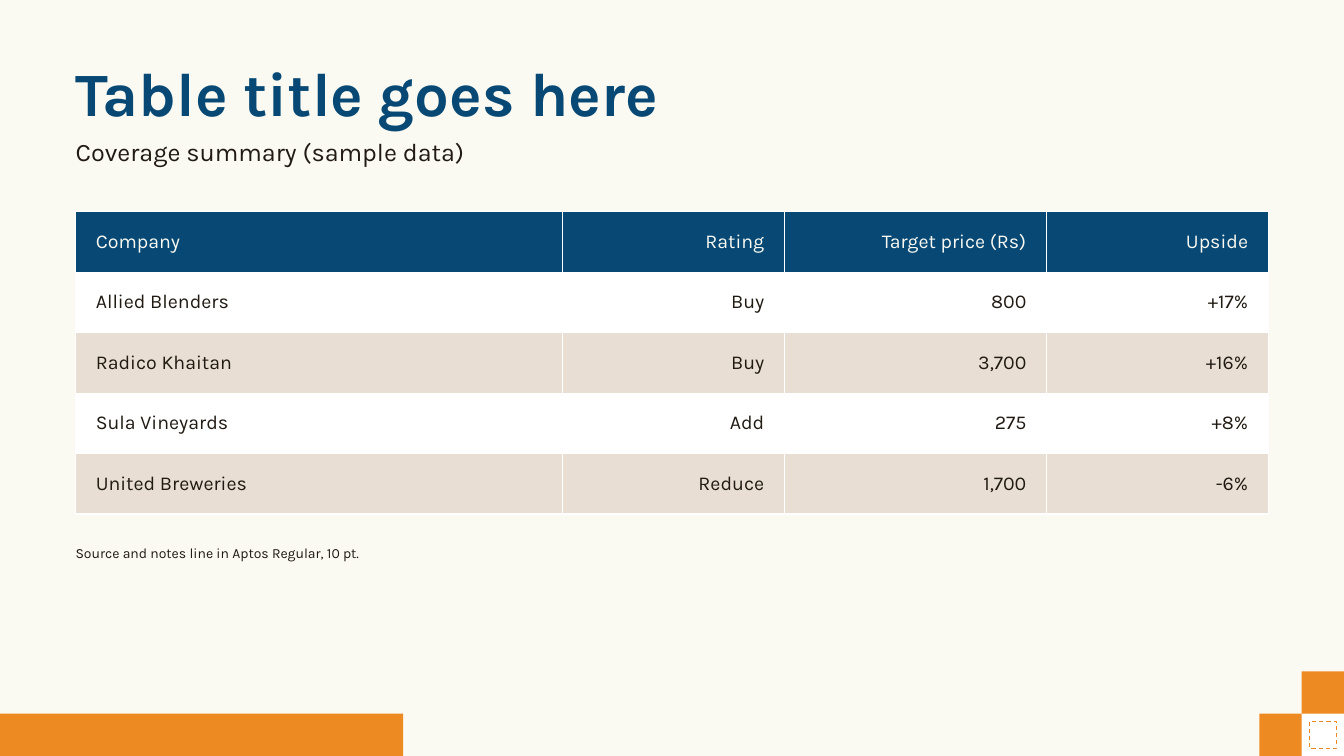
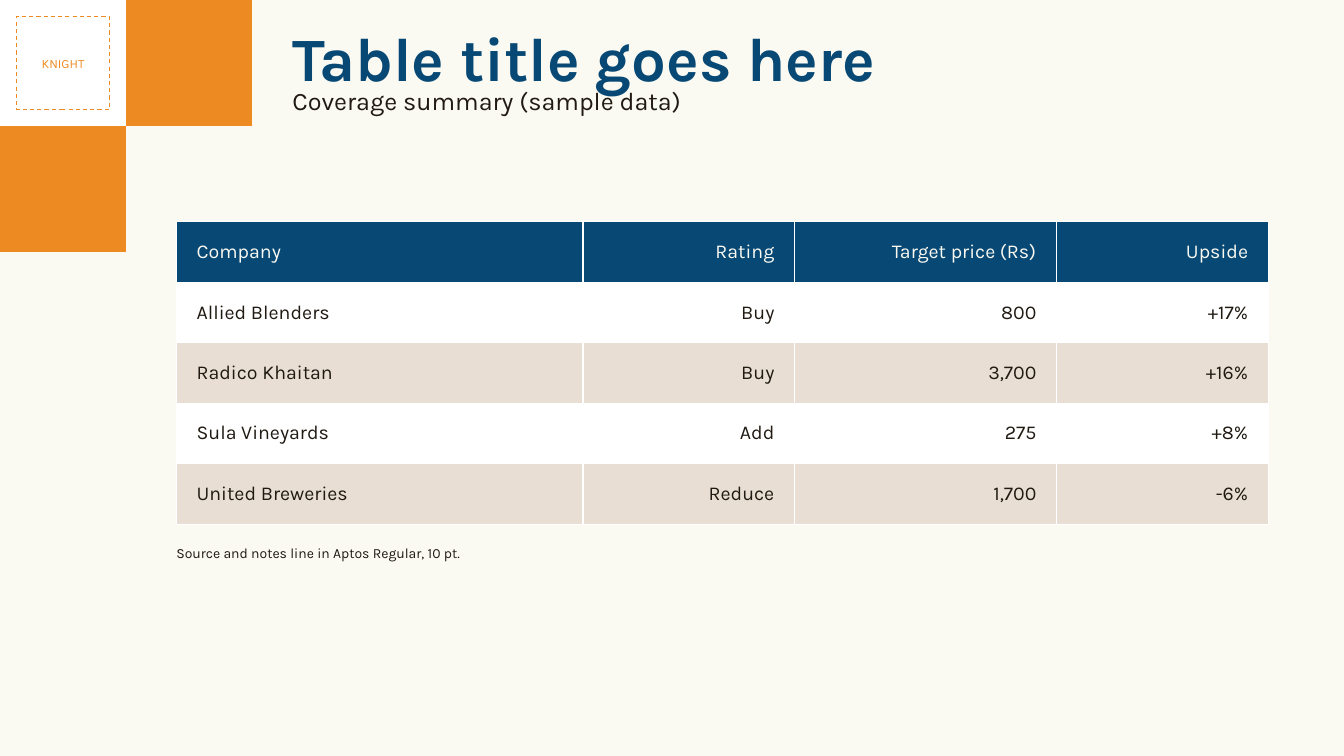
Before and after one commit to soumyakarwa/emkay-ppt-templates, a slide deck: slide 9 of Emkay_Master_Template.pptx. Drawn at 1344x756 pixels with LibreOffice and Linux fonts; fonts in the diff are those of the drawing. Boxes give left, top, right and bottom in pixels: in the first picture for what was removed or moved away, otherwise in the second. Text is boxed around its words. In the diff, an @@ line names an element or a change of style, - is before the commit and + after.

```diff
--- a/Emkay_Master_Template.pptx
+++ b/Emkay_Master_Template.pptx
@@ rectangle added at (0, 0, 126, 126), fill #FFFFFF @@
@@ rectangle added at (16, 16, 109, 109), outline #EE8A22 0.75 pt dashed, 9 pt, text #EE8A22 @@
+KNIGHT
@@ rectangle added at (126, 0, 252, 126), fill #EE8A22 @@
@@ text "Table title goes here": place and size @@
-text "Table title goes here" at (76, 72, 658, 131)
+text "Table title goes here" at (292, 37, 875, 96)
@@ text "Coverage summary (sample data)" rewrapped from (76, 143, 464, 167) to (292, 88, 681, 116) @@
@@ rectangle added at (0, 126, 126, 252), fill #EE8A22 @@
@@ table: place and size @@
-table at (76, 212, 1268, 514)
+table at (176, 222, 1268, 524)
@@ text "Source and notes line in ...": place and size @@
-text "Source and notes line in ..." at (76, 548, 359, 562)
+text "Source and notes line in ..." at (176, 548, 460, 562)
@@ rectangle removed at (1302, 671, 1344, 714) @@
@@ rectangle removed at (0, 714, 403, 756) @@
@@ rectangle removed at (1259, 714, 1302, 756) @@
@@ rectangle removed at (1302, 714, 1344, 756) @@
@@ rectangle removed at (1310, 722, 1337, 749) @@
```
Also in this commit, not shown: 13 other slides changed, 3 other files.
